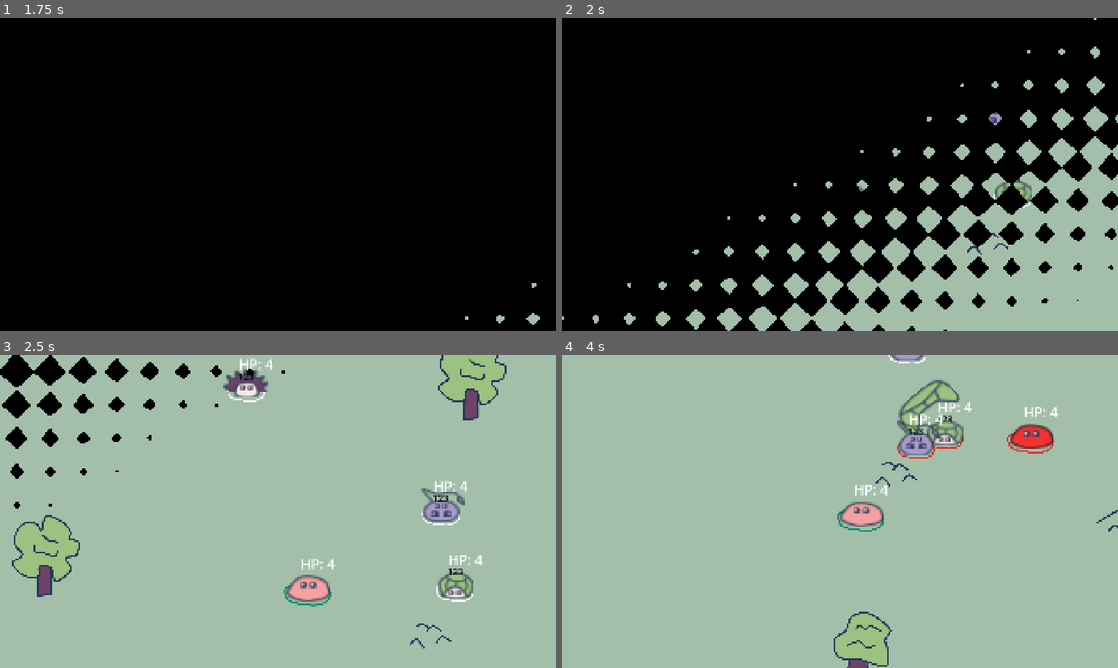
Above: before the commit, frames 1-4 (two rows, left to right).
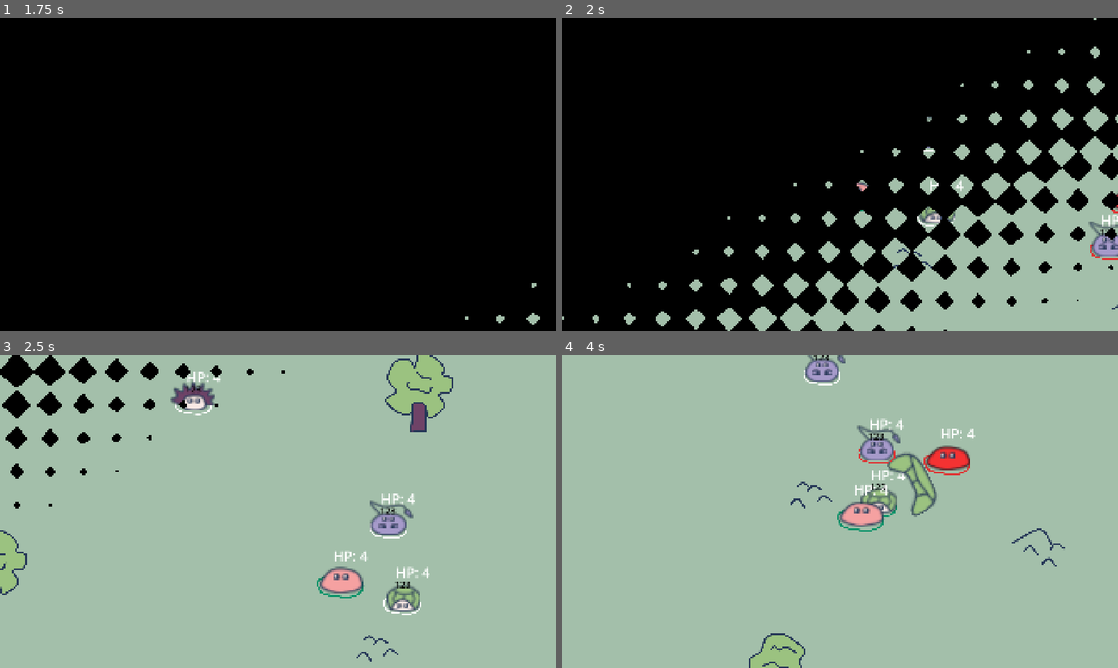
Above: after the commit, the same moments.

Repository: rinevard/SwarmSurge
Game: Godot game, scene res://scenes/main.tscn
The game is run twice, just before and just after one commit, with the same random seed, the same clock (stepped at 60 frames per second) and the same inputs. Sound files missing from this copy of the repository are replaced by a short silence.
Inputs:
- Up to frame 1 (1.75 s): click "Start" at 0.5 s; click "Start" at 1.25 s
- Up to frame 2 (2 s): no input
- Up to frame 3 (2.5 s): hold D (right) from 2.03 s (still down)
- Up to frame 4 (4 s): release D (right) at 2.78 s; hold S (down) 2.78-3.53 s; hold D (right) from 3.53 s (still down)

Frame 1 is identical in both runs. In frame 2, 1.2% of the frame differs, in the area x 53-100%, y 30-94%; in frame 3, 11%, in the area x 0-92%, y 0-98%; in frame 4, 8.3%.

Commit message:
给各个 creature 的 ready 里加入 super

Diff:
--- a/scenes/game.tscn
+++ b/scenes/game.tscn
@@ -92,7 +92,7 @@
 
 [node name="SwarmMaster" parent="Creatures" instance=ExtResource("1_yqjtg")]
 z_index = 0
-position = Vector2(140, 689)
+position = Vector2(435, 617)
 
 [node name="Hedgehog" parent="Creatures" instance=ExtResource("6_u5sy4")]
 
--- a/scripts/creatures/enemy_master.gd
+++ b/scripts/creatures/enemy_master.gd
@@ -17,6 +17,7 @@
 const SIN_WEIGHT = 1000.0
 
 func _ready() -> void:
+	super()
 	update_group(Global.GROUP.ENEMY, self)
 	call_deferred("_init_global")
 	$AnimationPlayer.play("normal")
--- a/scripts/creatures/swarm_master.gd
+++ b/scripts/creatures/swarm_master.gd
@@ -12,6 +12,7 @@
 const ACTIVATION_BATCH_INTERVAL: float = 0.5
 
 func _ready() -> void:
+	super()
 	MusicPlayer.init_music()
 	MusicPlayer.play_master()
 	update_group(Global.GROUP.FRIEND, self)
--- a/scripts/creatures/swarm_part.gd
+++ b/scripts/creatures/swarm_part.gd
@@ -24,6 +24,7 @@
 const MAX_PLAYER_MASTER_DISTANCE: float = 300.0
 
 func _ready() -> void:
+	super()
 	weight_separation = WEIGHT_SEPARATION * randf_range(0.5, 1.5)
 	weight_keep_distance = WEIGHT_KEEP_DISTANCE * randf_range(0.5, 1.5)
 	weight_center_force = WEIGHT_CENTER_FORCE * randf_range(0.5, 1.5)
